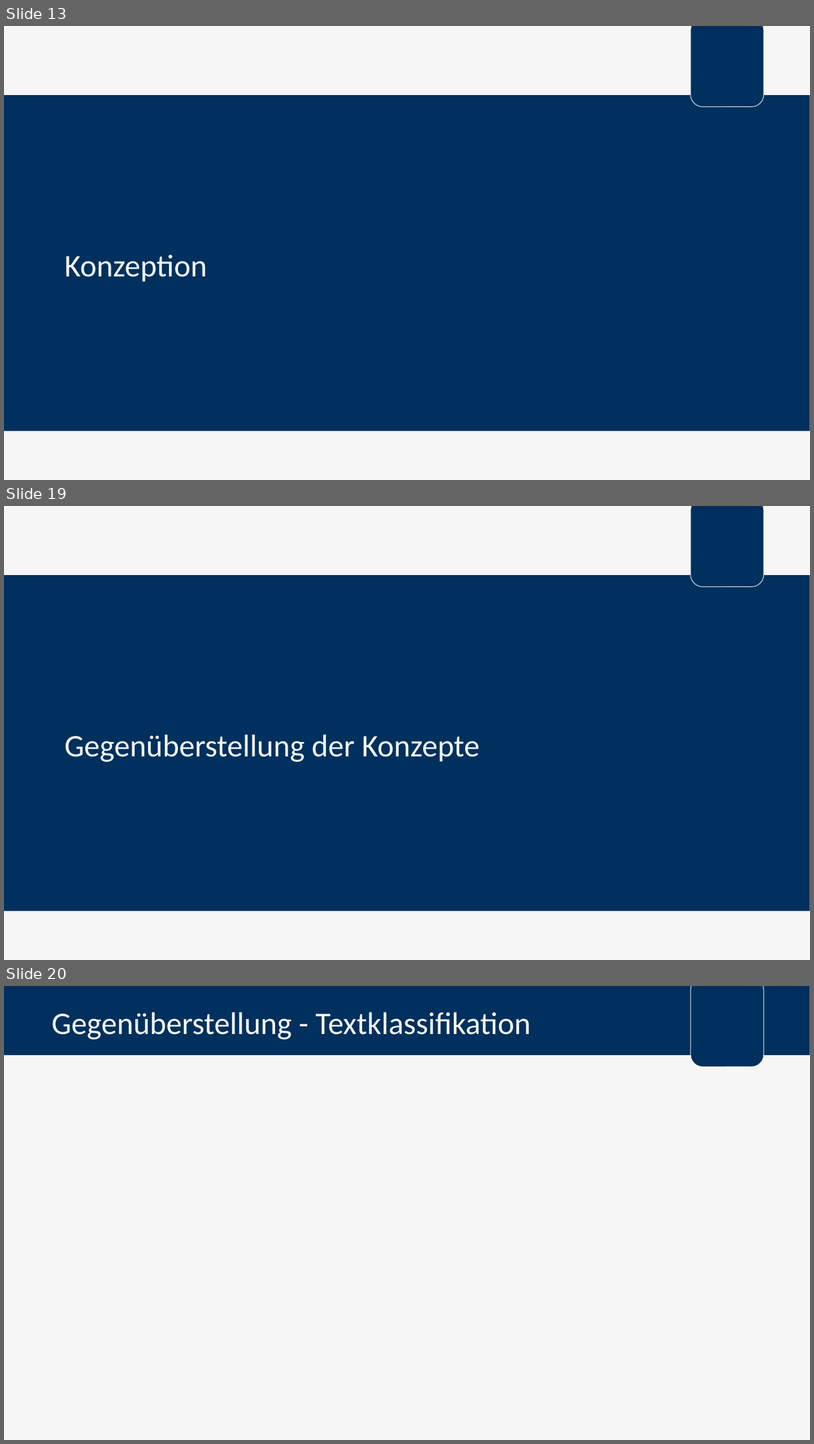
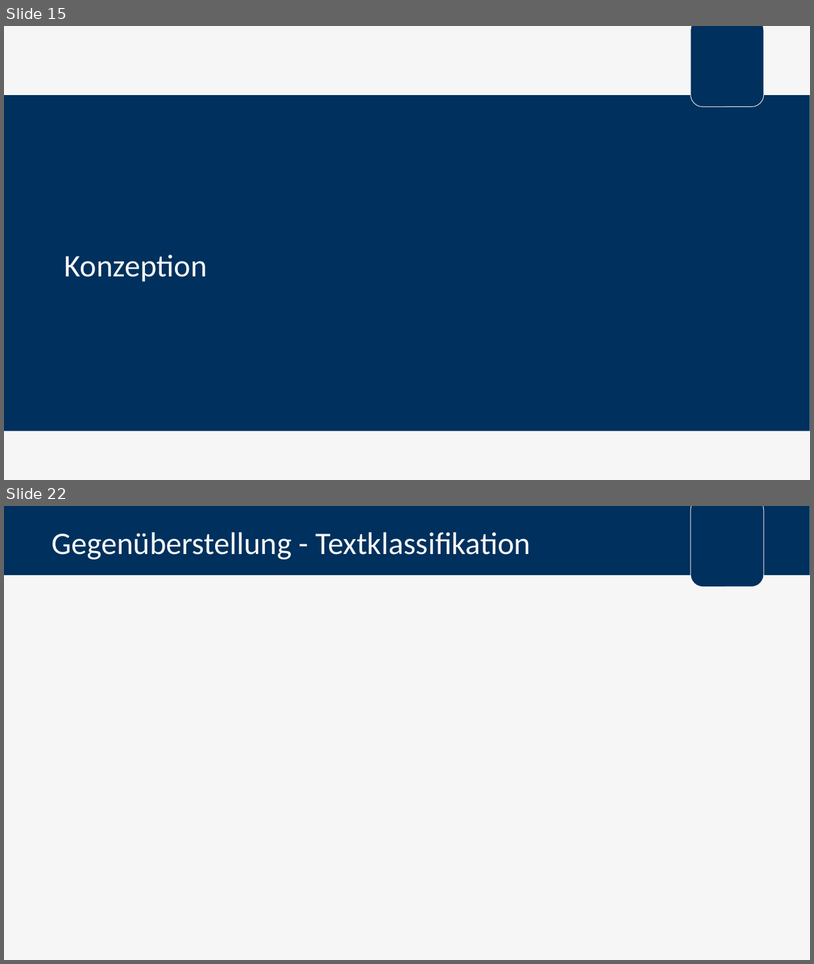
Before and after one commit to FlowBYRN/BaMaterialStandartisation, a slide deck: documents/Verteidigung.pptx. Shown one above the other, each under a label of ours: slides 13, 19 and 20 before the commit, slides 15 and 22 after it; the slides between them are not shown. The pictures are 814x1444 and 814x964 pixels, drawn with LibreOffice and Linux fonts; fonts in the diff are those of the drawing; background and template pictures are left out. Boxes give left, top, right and bottom in pixels: in the first picture for what was removed or moved away, otherwise in the second. Text is boxed around its words. In the diff, an @@ line names an element or a change of style, - is before the commit and + after.

```diff
--- a/documents/Verteidigung.pptx
+++ b/documents/Verteidigung.pptx
@@ slide 19 removed at [4,506,810,960], background #F6F6F6; not listed: 2 template elements that a slide beside it also shows @@
@@ title removed at [65,734,480,762] @@
-Gegenüberstellung der Konzepte
@@ what was slide 13 is now slide 15 @@
@@ what was slide 20 is now slide 22 @@
```
Also in this commit, not shown: 8 slides changed, 9 slides added, 4 other slides removed, 3 other files.
